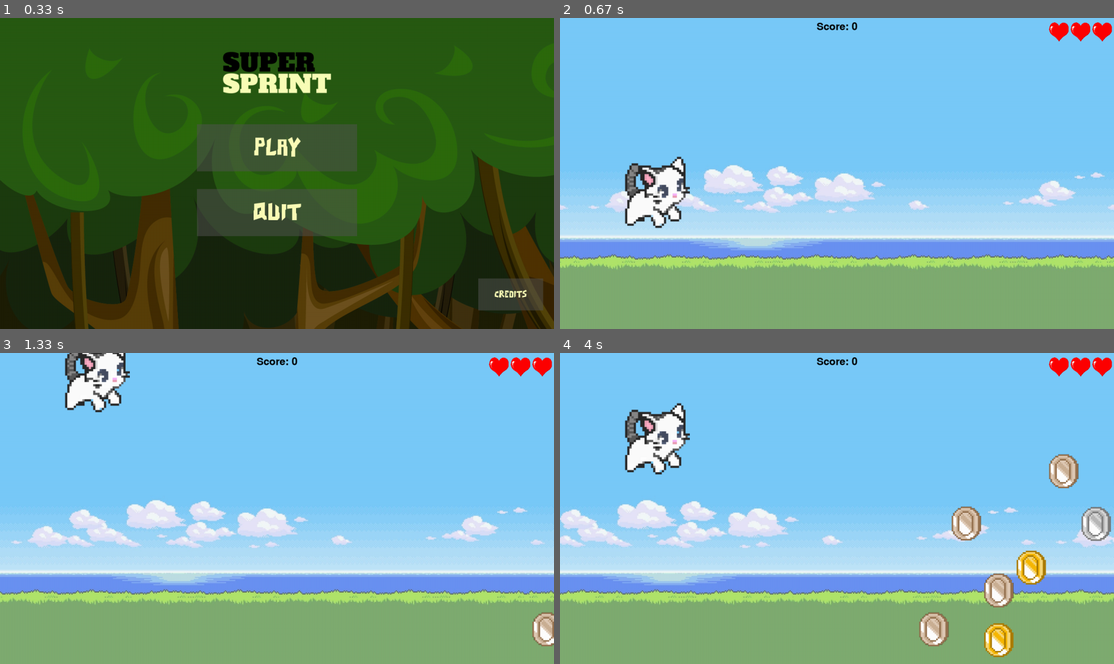
Above: before the commit, frames 1-4 (two rows, left to right).
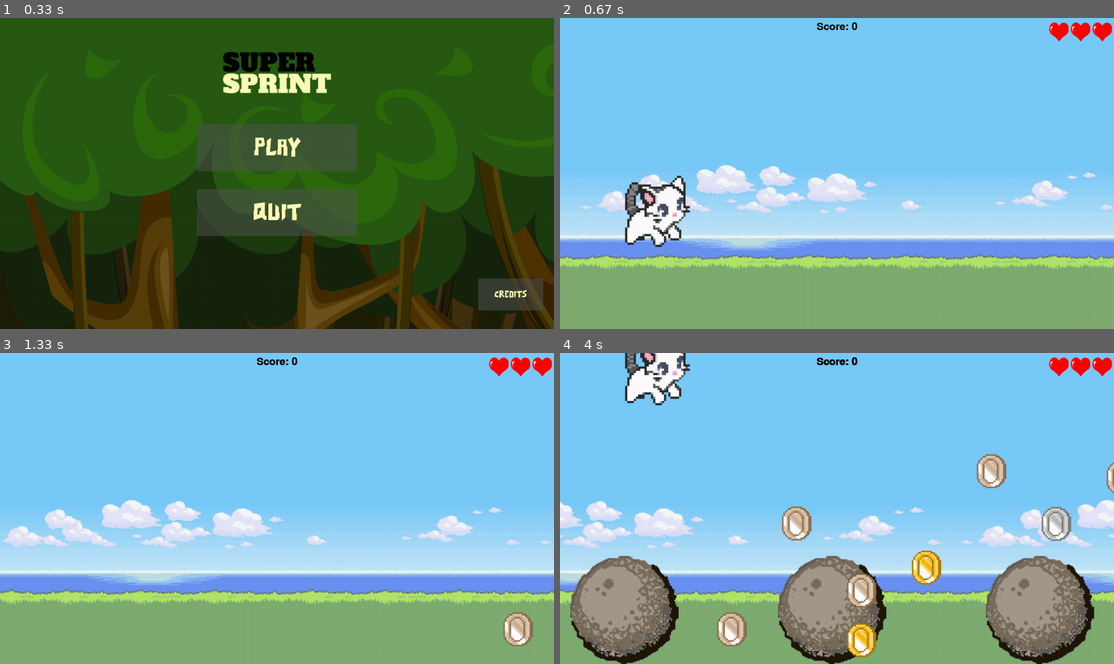
Above: after the commit, the same moments.

Repository: notAkkeri/SuperSprint
Game: pygame game, started from main.py
Same seed, same stepped clock (60 frames per second), same inputs: the game is played once before the commit and once after it.
Inputs:
- Up to frame 1 (0.33 s): no input
- Up to frame 2 (0.67 s): click "PLAY" at 0.38 s
- Up to frame 3 (1.33 s): tap Space at 0.67 s
- Up to frame 4 (4 s): tap Space at 3.13, 3.43 s

Frame 1 is identical in both runs. In frame 2, 5.5% of the frame differs, in the area x 0-100%, y 44-81%; in frame 3, 9.4%; in frame 4, 30%, in the area x 0-100%, y 0-100%.

Commit message:
0.8 Lives functionality & bug fix
- added lives
- added collision checks for boulders (boulders shouldn't take 2 lives anymore)

- when lives = 0 game goes back to menu (game over screen will be implemented in the future)

- Framework for future objects
- performance fixes

Diff:
--- a/gameEngine.py
+++ b/gameEngine.py
@@ -2,6 +2,7 @@
 import sys
 from misc import *
 from itemSpawner import *
+clock = pygame.time.Clock()
 
 pygame.init()
 
@@ -19,6 +20,7 @@
     # healthy (lives)
     heart_icon = pygame.transform.scale(get_heart_icon(), (45, 45))
     lives = 3
+    hearts = [heart_icon] * lives
 
     # background
     gameBG = pygame.image.load("assets/gameBG.png")
@@ -29,20 +31,23 @@
     coin_spawner = CoinSpawner(SCREEN.get_width(), SCREEN.get_height(), hero)
     boulder_spawner = BoulderSpawner(SCREEN.get_width(), SCREEN.get_height())
 
-
     # game loop
     while game_screen:
         SCREEN.fill((0, 0, 0))
         pygame.display.set_caption("Super Sprint")
 
+        # Frame rate
+        clock.tick(240)
+
         # background
         backgroundScroll(gameBG, bg_x, SCREEN)
         bg_x = backgroundScroll(gameBG, bg_x, SCREEN)
 
-        # Hearts display
-        for i in range(lives):
+        # heart display
+        for i in range(hero.health):
             x = SCREEN.get_width() - 50 - (i * (heart_icon.get_width() + 5))
             SCREEN.blit(heart_icon, (x, 10))
+
 
         # Update the CoinSpawner
         coin_spawner.spawn_coins()
@@ -52,12 +57,17 @@
         # Boulder
         boulder_spawner.spawn_boulders()
         boulder_spawner.update()
+        for boulder in boulder_spawner.boulders:
+            SCREEN.blit(boulder.image, boulder.rect)
 
-        #collisions
-        for boulder in boulder_spawner.boulders:
-            boulder.check_collision(hero)
-            if boulder.collided:
+        # boulder collision
+        for i, boulder in enumerate(boulder_spawner.boulders):
+            if not boulder.collided and boulder.rect.colliderect(hero.rect):
+                boulder.collided = True
                 boulder_spawner.boulders.remove(boulder)
+                if hero.health > 0:
+                    hero.health -= 1
+                    hearts.pop()
 
         # display score
         score = coin_spawner.score
@@ -81,20 +91,15 @@
                     coin["collected"] = True
                     score += coin["value"]
 
+                # Display score
+                score = coin_spawner.score
+                drawScore(SCREEN, score)
 
-        # Boulder object (spawning)
-        for boulder in boulder_spawner.boulders:
-            SCREEN.blit(boulder.image, boulder.rect)
-
-        if hero.health == 0:
-            print("you have died")
-
-        # event handler
-        for event in pygame.event.get():
-            if event.type == pygame.QUIT:
-                pygame.quit()
-                sys.exit()
-
+        # Check if the game is over
+        if len(hearts) == 0:
+            print("Game Over")
+            # GAME OVER SCREN GOES HERE <---
+            game_screen = False
 
         # event handler
         for event in pygame.event.get():
--- a/itemSpawner.py
+++ b/itemSpawner.py
@@ -86,15 +86,18 @@
         self.image = pygame.image.load("assets/boulder.png")
         self.rect = self.image.get_rect()
         self.rect.topleft = (screen_width, screen_height - self.rect.height)
-        self.speed = 7 # movement speed of boulder
+        self.speed = 4  # movement speed of boulder
         self.collided = False
 
     def update(self):
         self.rect.x -= self.speed
 
-    def check_collision(self, hero):
-       if not self.collided and self.rect.colliderect(hero.rect):
+    def check_collision(self, hero, hearts):
+        if not self.collided and self.rect.colliderect(hero.rect):
             self.collided = True
+            if hero.health > 0:  # Check if hero has health left
+                hero.health -= 1  # Decrement hero's health
+                hearts.pop()  # Remove one heart icon from the list
 
 class BoulderSpawner(pygame.sprite.Sprite):
     def __init__(self, screen_width, screen_height):
@@ -103,7 +106,7 @@
         self.screen_height = screen_height
         self.boulders = []
         self.last_spawn_time = pygame.time.get_ticks()
-        self.spawn_interval = 10000  # spawn cooldown
+        self.spawn_interval = 1000  # spawn cooldown
 
     def spawn_boulders(self):
         current_time = pygame.time.get_ticks()
--- a/main.py
+++ b/main.py
@@ -52,7 +52,6 @@
             if event.type == pygame.MOUSEBUTTONDOWN:
                 if PLAY_BUTTON.checkForInput(MENU_MOUSE_POS):
                     displayGame(SCREEN)
-
                     pygame.display.set_caption("Menu")
                 if EXIT_BUTTON.checkForInput(MENU_MOUSE_POS):
                     pygame.quit()
--- a/misc.py
+++ b/misc.py
@@ -59,7 +59,6 @@
         if self.health <= 0:
             self.health = 0
 
-
     def update(self):
         # gravity
         self.velocity_y += GRAVITY
